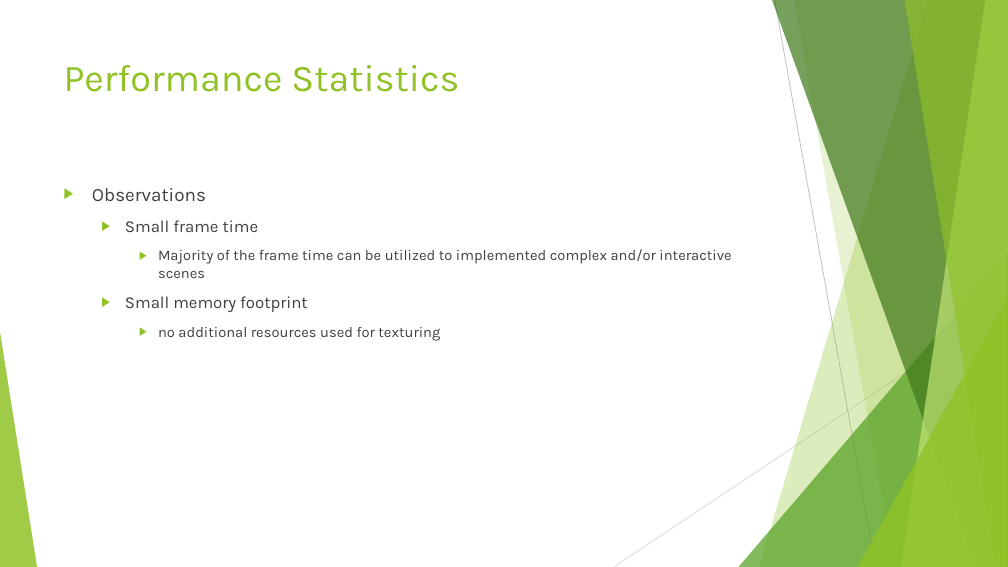
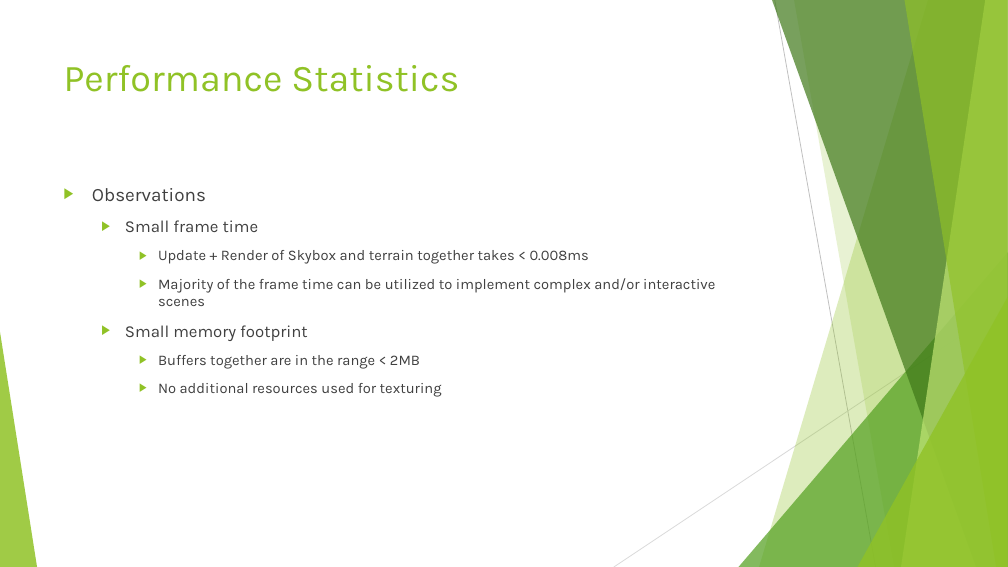
Before and after one commit to KarteekKumarM/MountainTerrain, a slide deck: slide 28 of docs/Presentation.pptx. Drawn at 1008x567 pixels with LibreOffice and Linux fonts; fonts in the diff are those of the drawing. Boxes give left, top, right and bottom in pixels: in the first picture for what was removed or moved away, otherwise in the second. Text is boxed around its words. In the diff, an @@ line names an element or a change of style, - is before the commit and + after.

```diff
--- a/docs/Presentation.pptx
+++ b/docs/Presentation.pptx
@@ text at bbox=[158, 250, 715, 306]: text changed @@
-    ▶ Majority of the frame time can be utilized to implemented complex and/or interactive scenes
+    ▶ Update + Render of Skybox and terrain together takes < 0.008ms
+    ▶ Majority of the frame time can be utilized to implement complex and/or interactive scenes
@@ text at bbox=[158, 355, 442, 397]: text changed @@
-    ▶ no additional resources used for texturing
+    ▶ Buffers together are in the range < 2MB
+    ▶ No additional resources used for texturing
```
Also in this commit, not shown: 5 other slides changed, 4 other files.
